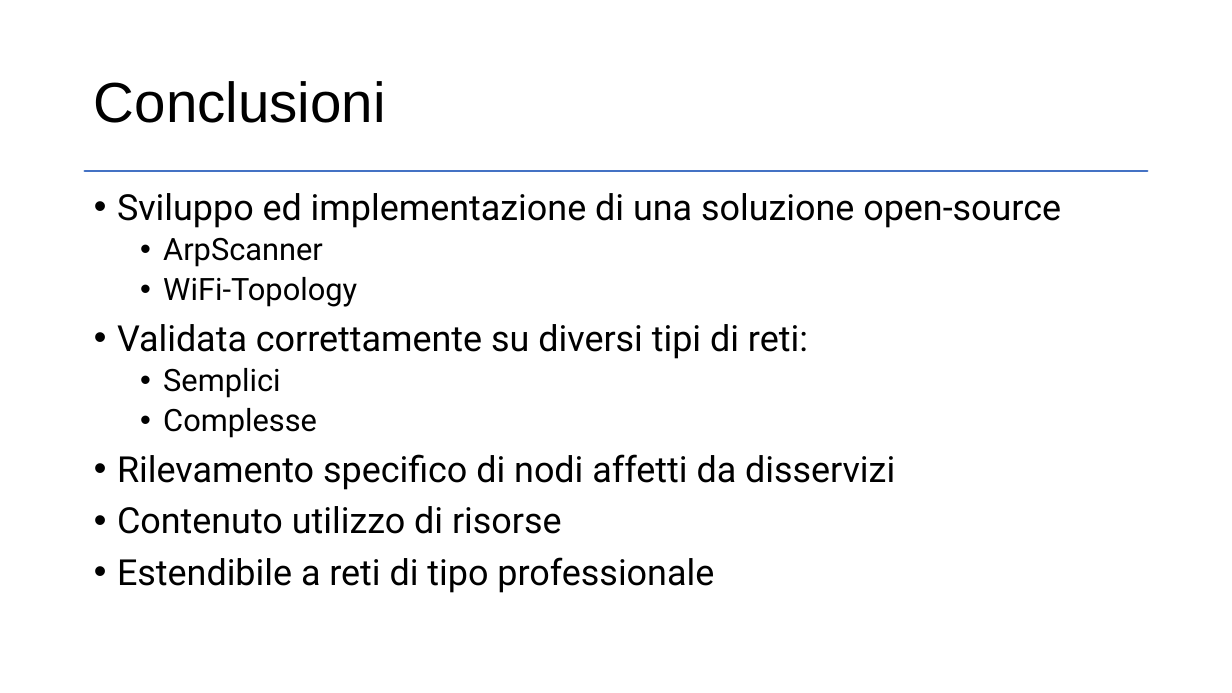
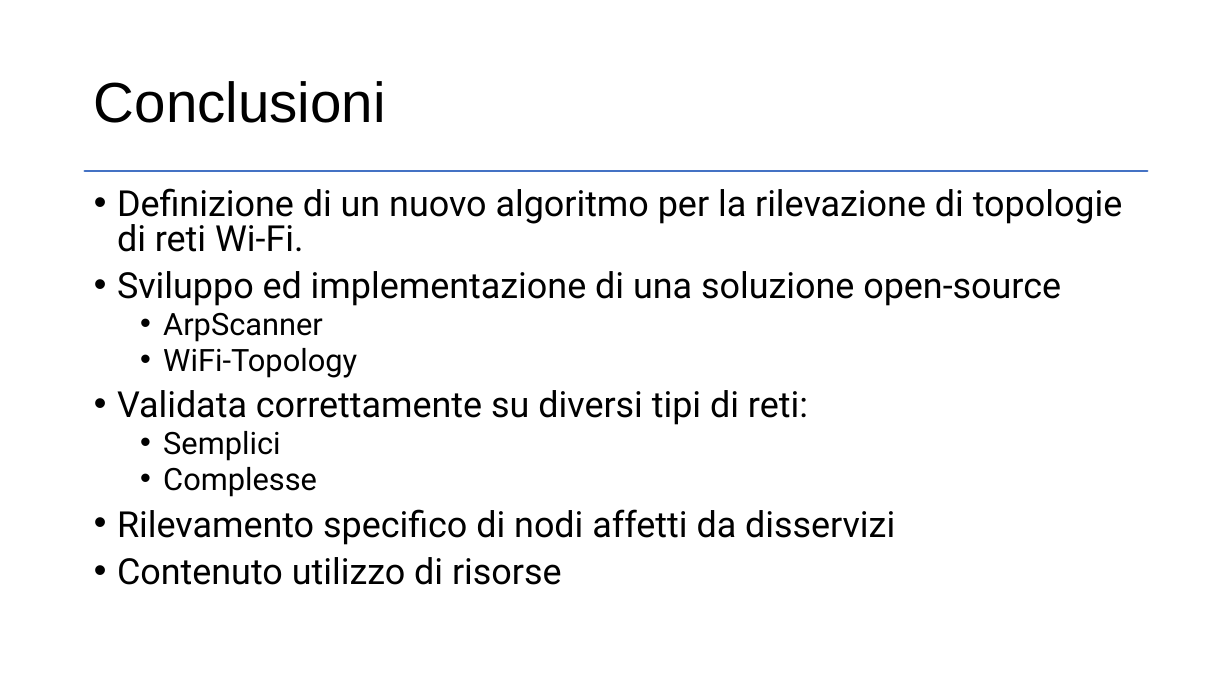
Before and after one commit to dcasenove/Tesi, a slide deck: slide 16 of Presentazione.pptx (slide 17 before the commit). Drawn at 1232x693 pixels with LibreOffice and Linux fonts; fonts in the diff are those of the drawing. Boxes give left, top, right and bottom in pixels: in the first picture for what was removed or moved away, otherwise in the second. Text is boxed around its words. In the diff, an @@ line names an element or a change of style, - is before the commit and + after.

```diff
--- a/Presentazione.pptx
+++ b/Presentazione.pptx
@@ text at <box>117,188,1123,252</box>: paragraph added @@
+• Definizione di un nuovo algoritmo per la rilevazione di topologie di reti Wi-Fi.
@@ text at <box>117,271,1061,585</box>: line spacing 0.9 to 0.8 @@
@@ text at <box>117,557,714,593</box>: paragraph removed @@
-• Estendibile a reti di tipo professionale
```
Also in this commit, not shown: 14 other slides changed, 1 slide added, 1 other file.
